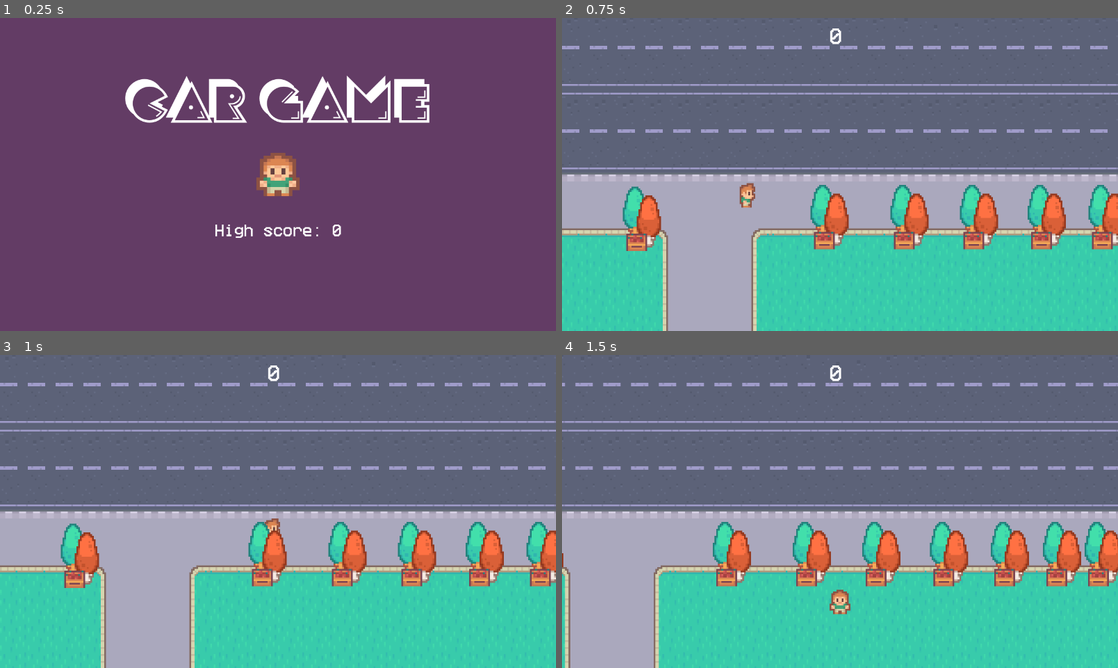
Above: before the commit, frames 1-4 (two rows, left to right).
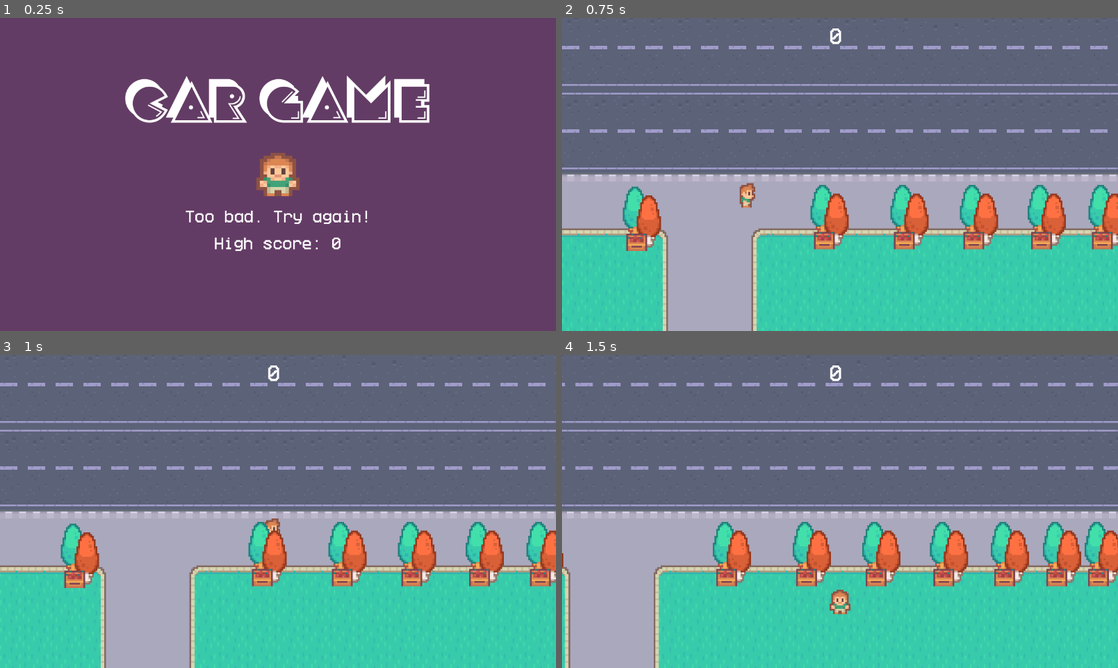
Above: after the commit, the same moments.

Repository: SrPicolo92/godot-learning
Game: Godot game, scene res://scenes/title.tscn
Two runs of this game, one before a commit and one after it. Both use one fixed random seed, a clock stepped at 60 frames per second and the inputs below. This scene is started directly instead of the project's main scene.
Inputs:
- Up to frame 1 (0.25 s): no input
- Up to frame 2 (0.75 s): tap Enter at 0.5 s; hold D (right) from 0.53 s (still down); tap Space (confirm) at 0.6 s
- Up to frame 3 (1 s): keep holding D (right)
- Up to frame 4 (1.5 s): release D (right) at 1.28 s; hold S (down) from 1.28 s (still down); tap Space (confirm) at 1.35 s

The runs differ from the first frame. In frame 1, 1.1% of the frame differs, in the area x 33-66%, y 61-75%; in frame 2, nothing differs; in frame 3, nothing differs; in frame 4, nothing differs.

Commit message:
Adding Win/Lose text

Diff:
--- a/my-first-godot-project/scenes/game.gd
+++ b/my-first-godot-project/scenes/game.gd
@@ -8,6 +8,7 @@
 	if score < Global.score || Global.firstGame:
 		Global.score = score
 		Global.firstGame = false
+		Global.won = true
 
 func change_scene():
 	get_tree().change_scene_to_file("res://scenes/title.tscn")
@@ -21,6 +22,7 @@
 
 func go_to_title(_body):
 	call_deferred("change_scene")
+	Global.won = false
 
 
 func _on_score_timer_timeout() -> void:
--- a/my-first-godot-project/scenes/global.gd
+++ b/my-first-godot-project/scenes/global.gd
@@ -2,3 +2,4 @@
 
 var score: int = 0
 var firstGame : bool = true
+var won : bool
--- a/my-first-godot-project/scenes/title.gd
+++ b/my-first-godot-project/scenes/title.gd
@@ -2,6 +2,10 @@
 
 func _ready() -> void:
 	$Label2.text = 'High score: ' + str(Global.score)
+	if Global.won:
+		$Label3.text = 'You Win!'
+	else:
+		$Label3.text = 'Too bad. Try again!'
 
 func _physics_process(_delta: float) -> void:
 	if Input.is_action_just_pressed("confirm"):
--- a/my-first-godot-project/scenes/title.tscn
+++ b/my-first-godot-project/scenes/title.tscn
@@ -62,13 +62,31 @@
 anchor_top = 0.5
 anchor_right = 0.5
 anchor_bottom = 0.5
-offset_left = -59.0
-offset_top = 250.0
-offset_right = 59.0
-offset_bottom = 11.5
+offset_left = -169.0
+offset_top = 141.75
+offset_right = 169.0
+offset_bottom = 179.75
 grow_horizontal = 2
 grow_vertical = 2
 theme_override_fonts/font = ExtResource("3_b3w7a")
 theme_override_font_sizes/font_size = 30
 text = "High Score: 123"
 horizontal_alignment = 1
+
+[node name="Label3" type="Label" parent="."]
+layout_mode = 1
+anchors_preset = -1
+anchor_left = 0.5
+anchor_top = 0.5
+anchor_right = 0.5
+anchor_bottom = 0.5
+offset_left = -169.0
+offset_top = 80.0
+offset_right = 169.0
+offset_bottom = 120.0
+grow_horizontal = 2
+grow_vertical = 2
+theme_override_fonts/font = ExtResource("3_b3w7a")
+theme_override_font_sizes/font_size = 30
+text = "Won/Lost Text"
+horizontal_alignment = 1
